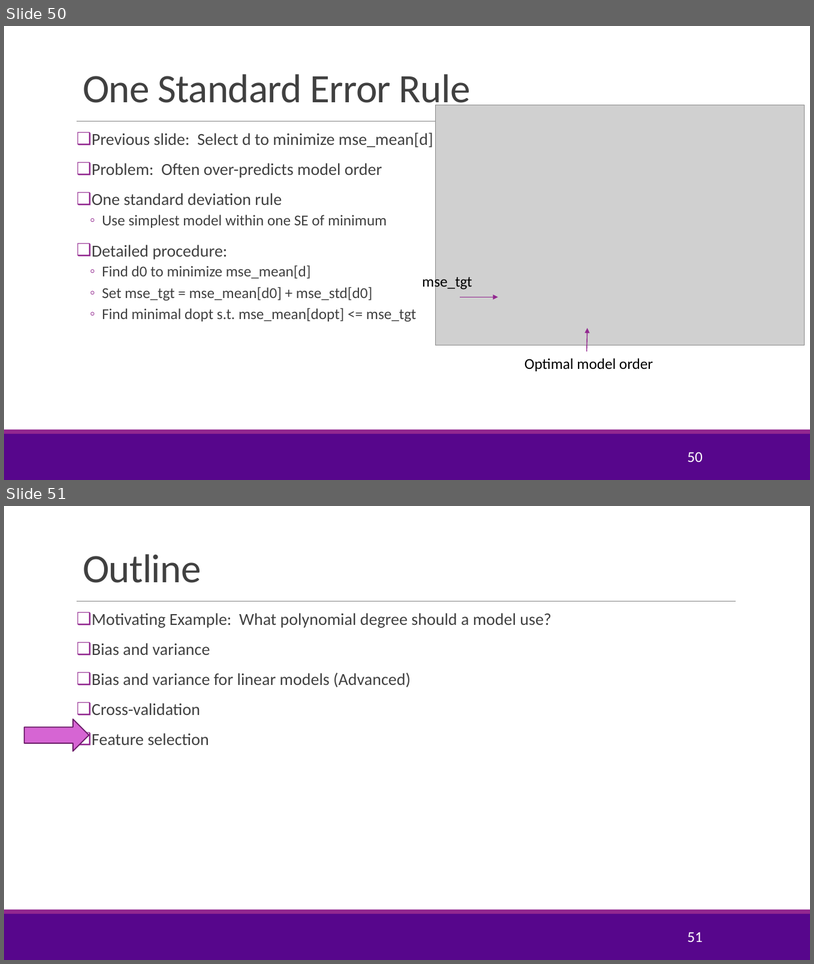
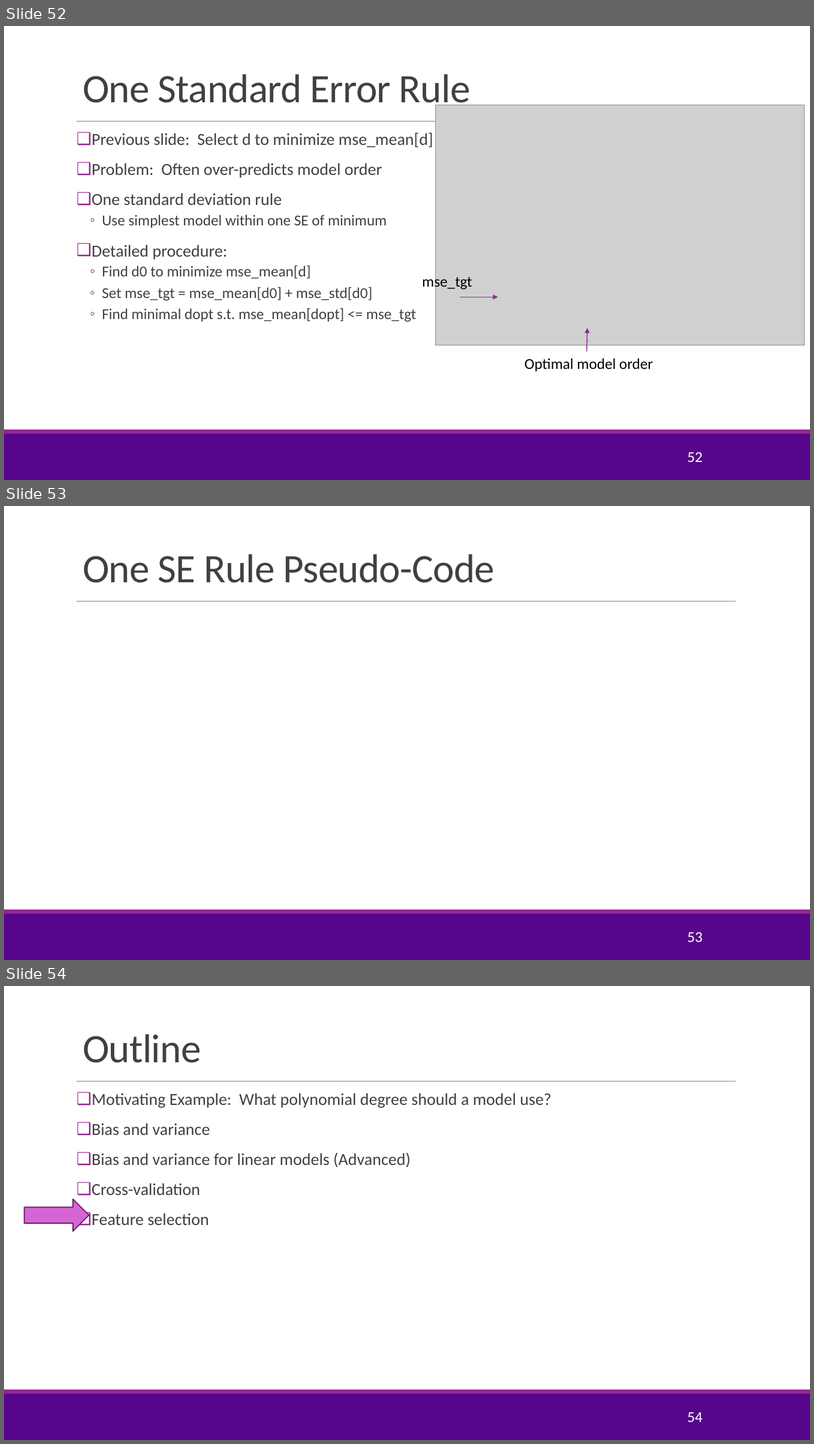
Before and after one commit to joshzzl/introml, a slide deck: lectures/Lect04_ModelSelection.pptx. Shown one above the other, each under a label of ours: slides 50 and 51 before the commit, slides 52, 53 and 54 after it. The pictures are 814x964 and 814x1444 pixels, drawn with LibreOffice and Linux fonts; fonts in the diff are those of the drawing; grey boxes stand for pictures; background and template pictures are left out. Boxes give left, top, right and bottom in pixels: in the first picture for what was removed or moved away, otherwise in the second. Text is boxed around its words. In the diff, an @@ line names an element or a change of style, - is before the commit and + after.

```diff
--- a/lectures/Lect04_ModelSelection.pptx
+++ b/lectures/Lect04_ModelSelection.pptx
@@ slide 53 added at (4, 506, 810, 960), background #FFFFFF; not listed: 3 template elements that a slide beside it also shows @@
@@ title added at (83, 554, 495, 583), 48 pt, text #404040 @@
+One SE Rule Pseudo-Code
@@ page number added at (687, 931, 703, 942), 18 pt, text #FFFFFF @@
+53
@@ what was slide 50 is now slide 52 @@
@@ page number at (687, 451, 703, 462): text changed @@
-50
+52
@@ what was slide 51 is now slide 54 @@
@@ page number at (687, 1411, 703, 1422): text changed @@
-51
+54
```
Also in this commit, not shown: 2 other slides added, 16 other files.
